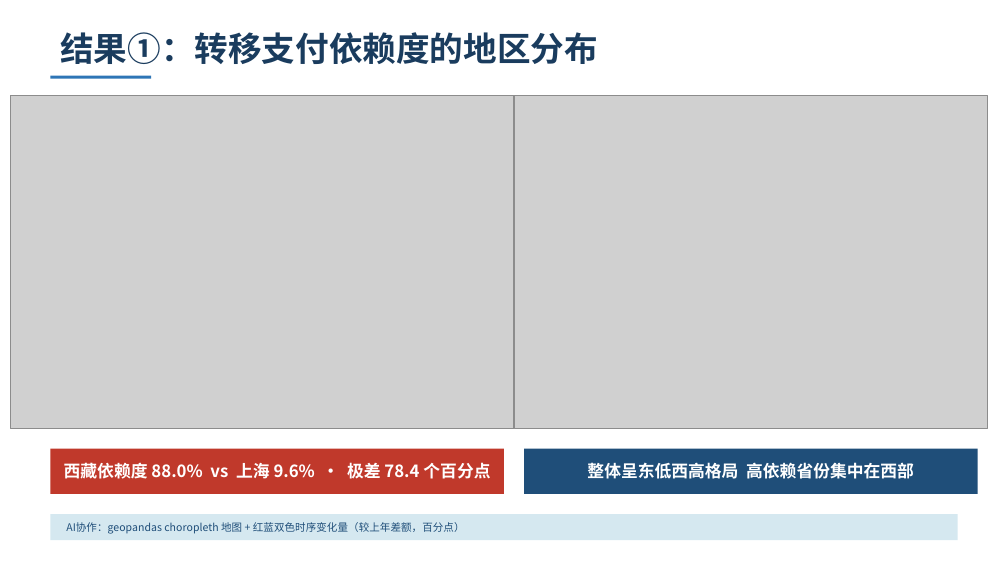
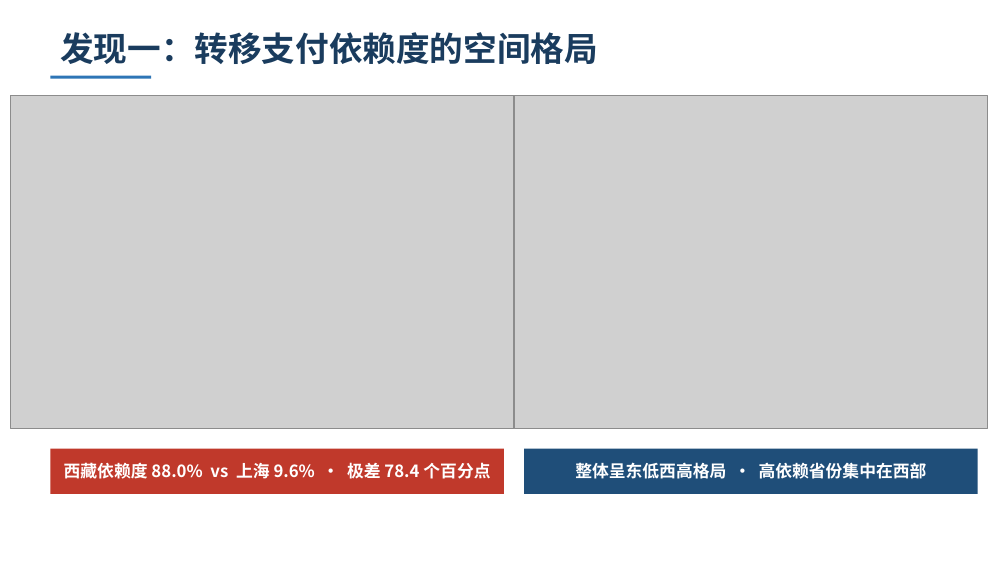
Before and after one commit to xonhaorun-afk/fiscal-transfer-analysis, a slide deck: slide 5 of output/课堂演示.pptx (slide 4 before the commit). Drawn at 1008x567 pixels with LibreOffice and Linux fonts; fonts in the diff are those of the drawing; grey boxes stand for pictures. Boxes give left, top, right and bottom in pixels: in the first picture for what was removed or moved away, otherwise in the second. Text is boxed around its words. In the diff, an @@ line names an element or a change of style, - is before the commit and + after.

Commit message:
update: 优化报告结构和PPT讲述逻辑，新增空间计量章节和政策启示

```diff
--- a/output/课堂演示.pptx
+++ b/output/课堂演示.pptx
@@ text at bbox=[60, 32, 598, 64]: text changed @@
-结果①：转移支付依赖度的地区分布
+发现一：转移支付依赖度的空间格局
@@ text at bbox=[575, 462, 927, 479]: text changed @@
-整体呈东低西高格局 高依赖省份集中在西部
+整体呈东低西高格局 · 高依赖省份集中在西部
@@ rectangle removed at bbox=[50, 514, 958, 540] @@
@@ text removed at bbox=[66, 522, 465, 534] @@
-AI协作：geopandas choropleth 地图 + 红蓝双色时序变化量（较上年差额，百分点）
```
Also in this commit, not shown: 8 other slides changed, 7 slides added, 2 slides removed, 1 other file.
